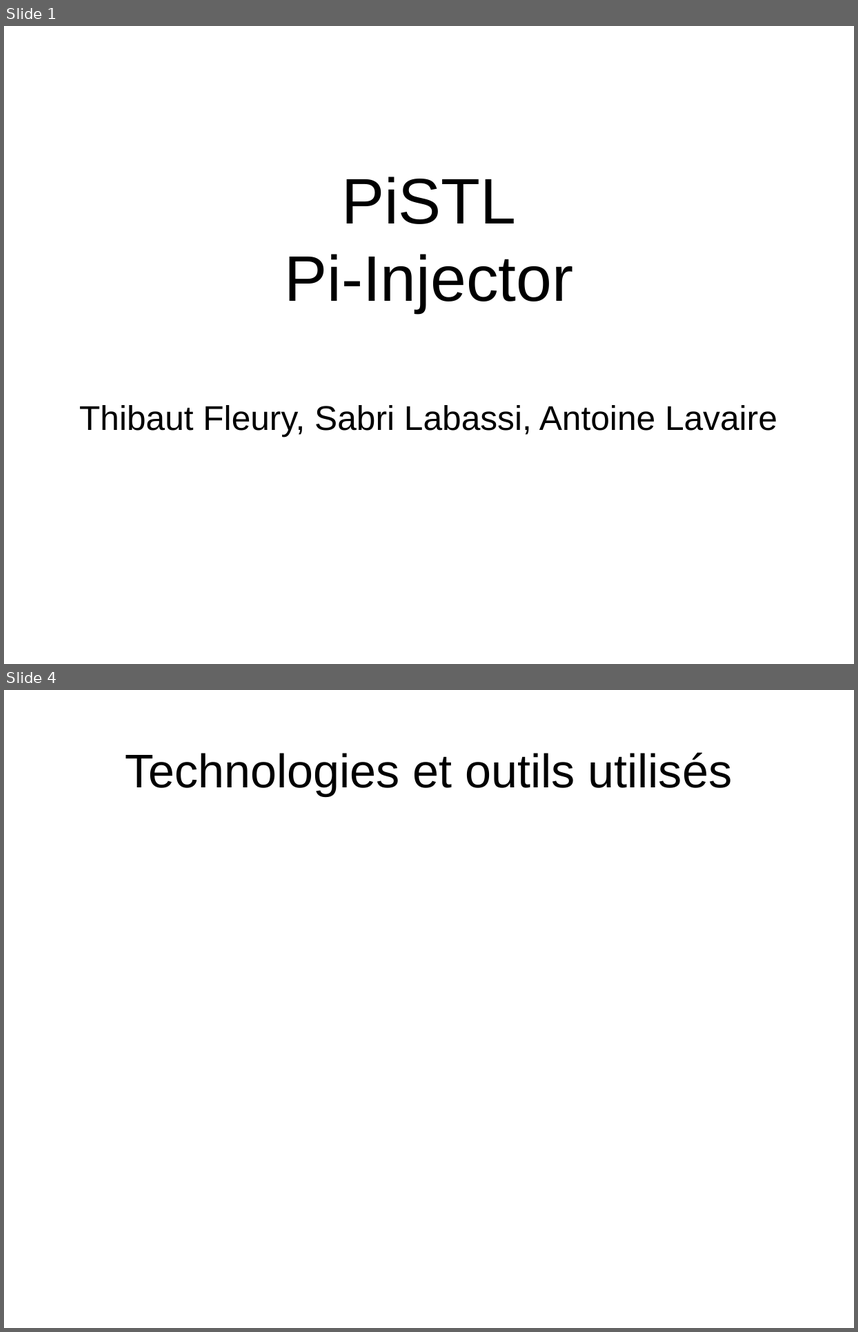
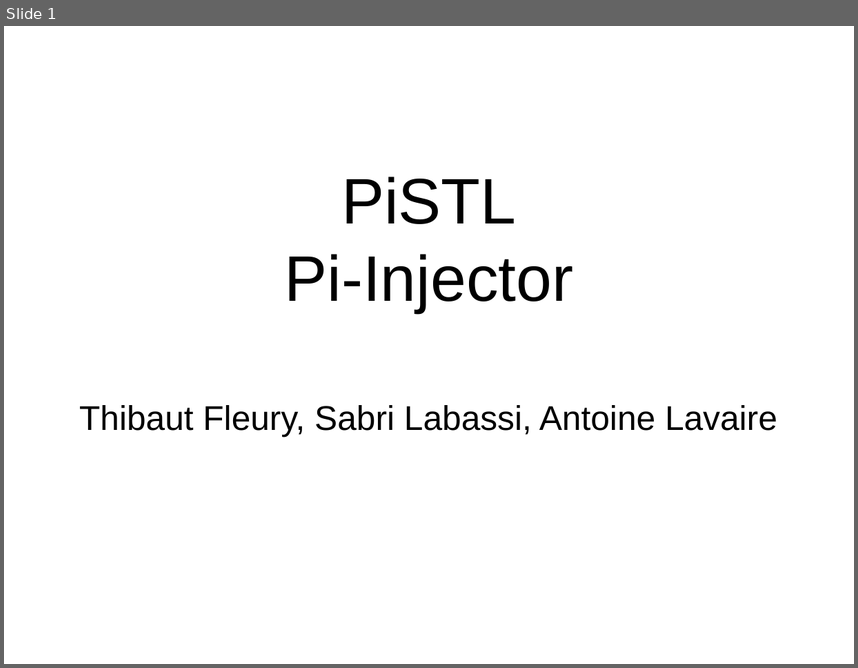
Before and after one commit to elecharny/pi-injector, a slide deck: Documents/Présentation.odp. Shown one above the other, each under a label of ours: slides 1 and 4 before the commit, slide 1 after it; the slides between them are not shown. The pictures are 858x1332 and 858x668 pixels, drawn with LibreOffice and Linux fonts; fonts in the diff are those of the drawing. Boxes give left, top, right and bottom in pixels: in the first picture for what was removed or moved away, otherwise in the second. Text is boxed around its words. In the diff, an @@ line names an element or a change of style, - is before the commit and + after.

```diff
--- a/Documents/Présentation.odp
+++ b/Documents/Présentation.odp
@@ slide 4 removed at bbox=[4, 690, 854, 1328], background #FFFFFF @@
@@ title removed at bbox=[125, 752, 733, 796] @@
-Technologies et outils utilisés
```
Also in this commit, not shown: 6 slides changed, 2 slides added, 38 other files.
